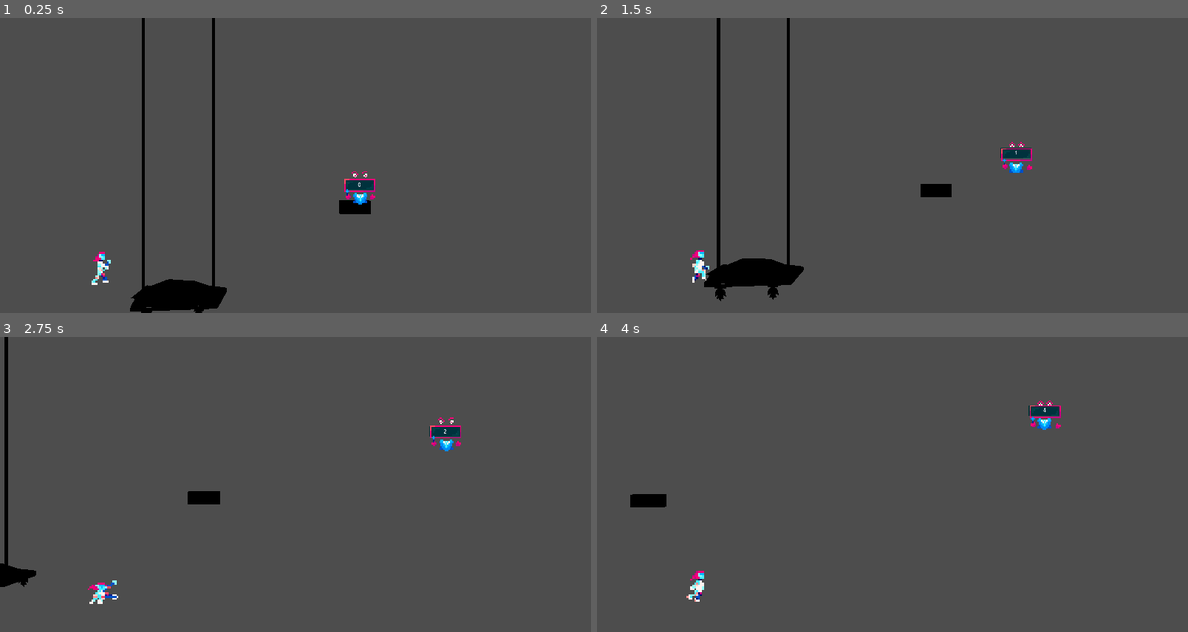
Above: before the commit, frames 1-4 (two rows, left to right).
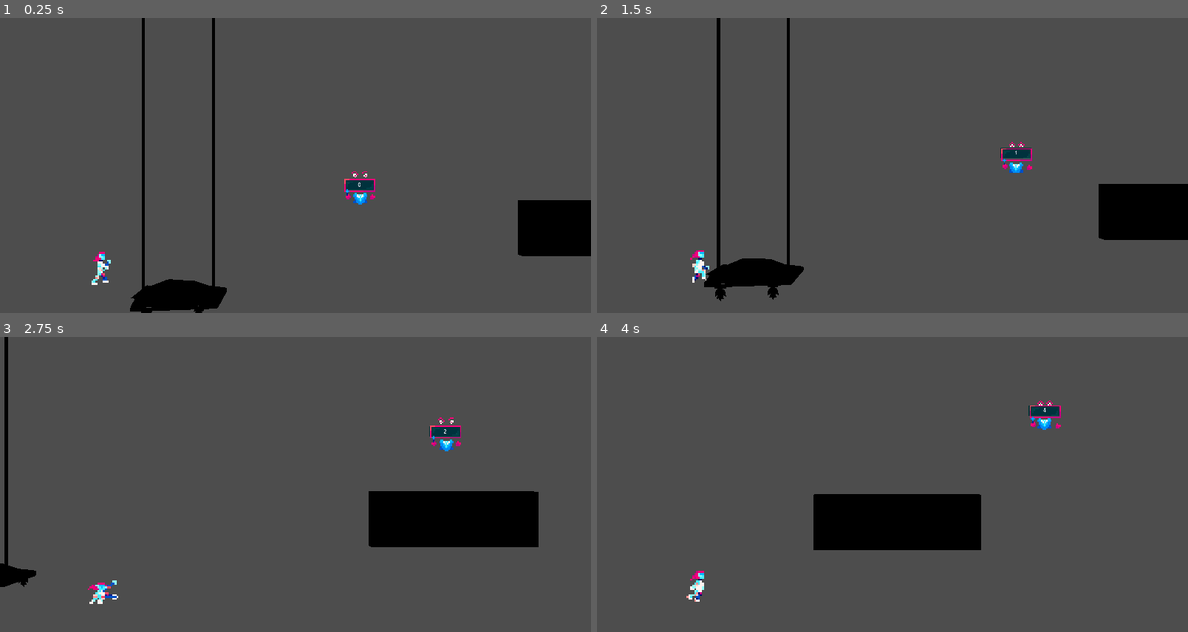
Above: after the commit, the same moments.

Repository: NebulaCoffee/SKG2026-score-gameshow
Game: Godot game, scene res://Scenes/testscene.tscn
Two runs of this game, one before a commit and one after it. Both use one fixed random seed, a clock stepped at 60 frames per second and the inputs below. This scene is started directly instead of the project's main scene.
Inputs:
- Up to frame 1 (0.25 s): no input
- Up to frame 2 (1.5 s): hold Right (ui_right) 0.53-1.28 s; tap Shift (slide) at 0.6, 1.35 s; tap Space (jump) at 0.77 s; hold Left (ui_left) from 1.28 s (still down)
- Up to frame 3 (2.75 s): tap Space (jump) at 1.52 s; release Left (ui_left) at 2.03 s; hold Right (ui_right) from 2.03 s (still down); tap Shift (slide) at 2.1 s
- Up to frame 4 (4 s): tap Shift (slide) at 2.85, 3.6 s; tap Space (jump) at 3.02, 3.77 s; release Right (ui_right) at 3.53 s; hold Left (ui_left) from 3.53 s (still down)

The runs differ from the first frame. In frame 1, 2.6% of the frame differs, in the area x 57-100%, y 61-81%; in frame 2, 3.1%; in frame 3, 5.7%, in the area x 31-92%, y 52-72%; in frame 4, 5.7%.

Commit message:
Gamepad inputs

Diff:
--- a/Scenes/testscene.tscn
+++ b/Scenes/testscene.tscn
@@ -17,7 +17,7 @@
 transform = Transform3D(1, 0, 0, 0, 1, 0, 0, 0, 1, -76.60614, 3.1065483, 0)
 
 [node name="Billboard" parent="." unique_id=351189854 instance=ExtResource("3_vy56e")]
-transform = Transform3D(100, 0, 0, 0, 100, 0, 0, 0, 100, 84.39762, 29.88956, -24.662262)
+transform = Transform3D(550.7081, 0, 0, 0, 430.03134, 0, 0, 0, 100, 346.9824, 29.88956, -24.662262)
 
 [node name="StaticBody2D" type="StaticBody3D" parent="." unique_id=48278438]
 
--- a/project.godot
+++ b/project.godot
@@ -33,11 +33,15 @@
 jump={
 "deadzone": 0.2,
 "events": [Object(InputEventKey,"resource_local_to_scene":false,"resource_name":"","device":16,"window_id":0,"alt_press …(190 unchanged characters)…
+, Object(InputEventJoypadButton,"resource_local_to_scene":false,"resource_name":"","device":-1,"button_index":0,"pressure":0.0,"pressed":true,"script":null)
+, Object(InputEventJoypadButton,"resource_local_to_scene":false,"resource_name":"","device":-1,"button_index":11,"pressure":0.0,"pressed":true,"script":null)
 ]
 }
 slide={
 "deadzone": 0.2,
 "events": [Object(InputEventKey,"resource_local_to_scene":false,"resource_name":"","device":16,"window_id":0,"alt_press …(195 unchanged characters)…
+, Object(InputEventJoypadButton,"resource_local_to_scene":false,"resource_name":"","device":-1,"button_index":12,"pressure":0.0,"pressed":true,"script":null)
+, Object(InputEventJoypadButton,"resource_local_to_scene":false,"resource_name":"","device":-1,"button_index":1,"pressure":0.0,"pressed":true,"script":null)
 ]
 }
 
